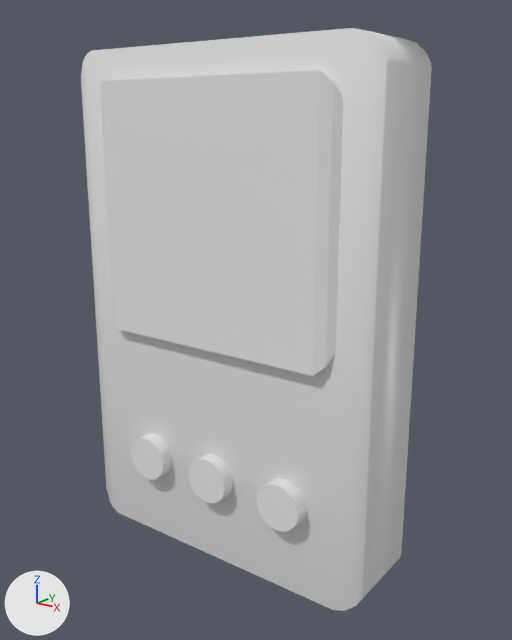
Two versions of the Blender file models/untitled.blend, one commit apart.
One viewpoint serves both versions: a 50 mm camera at (2.45, -0.13, 2.6) aimed at (0.08, 3.09, 1.49). The axes (+X, +Y, +Z) are drawn at lower left. The lights are the same throughout.

The older version as bpy lines, for what is in view:
```python
ob_art = bpy.data.objects.new('art', me_cube_001)
ob_art.location = (0.0, 3.052, 2.108)
ob_art.scale = (0.81, 0.332, 0.719)
ob_main = bpy.data.objects.new('main', me_cube)
ob_main.location = (0.0, 3.037, 1.524)
ob_main.scale = (4.21, 0.276, -1.47)
ob_next = bpy.data.objects.new('next', me_cylinder_001)
ob_next.location = (0.506, 3.01, 0.598)
ob_next.rotation_euler = (-1.571, 1.571, 0.0)  # degrees (-90, 90, 0)
ob_next.scale = (0.136, 0.136, 0.312)
ob_play_stop = bpy.data.objects.new('play stop', me_cylinder)
ob_play_stop.location = (0.007, 3.01, 0.598)
ob_play_stop.rotation_euler = (-1.571, 1.571, 0.0)  # degrees (-90, 90, 0)
ob_play_stop.scale = (0.136, 0.136, 0.312)
ob_preuvis = bpy.data.objects.new('preuvis', me_cylinder_002)
ob_preuvis.location = (-0.474, 3.01, 0.598)
ob_preuvis.rotation_euler = (-1.571, 1.571, 0.0)  # degrees (-90, 90, 0)
ob_preuvis.scale = (0.136, 0.136, 0.312)
```
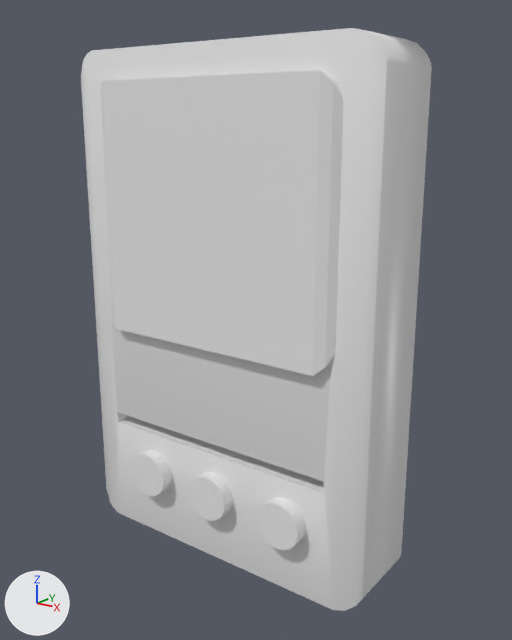
Location of each change, [x1, y1, x2, y2] in pixels of the pictures (512 x 640 px):
'main', modifiers changed
    both: [81, 28, 432, 611]
'next', moved
    before: [257, 478, 306, 532]
    after: [257, 497, 306, 550]
'play stop', moved
    before: [189, 454, 233, 503]
    after: [189, 472, 233, 521]
'preuvis', moved
    before: [131, 434, 172, 480]
    after: [132, 450, 172, 496]

Edits to the bpy script that builds the scene:
```text
Add me_cylinder_004:
    me_cylinder_004.from_pydata(...)  # a 32-sided cylinder along z spanning x -1.0..1.0, y -1.0..1.0, z -1.0..1.0
Change ob_main:
    add _m = ob_main.modifiers.new('Boolean', 'BOOLEAN')
    add _m.object = ob_cylinder
    add _m.solver = 'FLOAT'
Change ob_play_stop:
    ob_play_stop.location: (0.007, 3.01, 0.598) -> (0.004, 3.01, 0.484)
Change ob_next:
    ob_next.location: (0.506, 3.01, 0.598) -> (0.506, 3.01, 0.484)
Change ob_preuvis:
    ob_preuvis.location: (-0.474, 3.01, 0.598) -> (-0.474, 3.01, 0.484)
Add ob_cylinder:
    ob_cylinder = bpy.data.objects.new('Cylinder', me_cylinder_004)
    ob_cylinder.location = (-0.0297, 2.778, 0.763)
    ob_cylinder.rotation_euler = (0.0, 1.571, 0.0)  # degrees (0, 90, 0)
    ob_cylinder.scale = (-0.035, -0.104, 0.778)
    ob_cylinder.hide_set(True)
```
